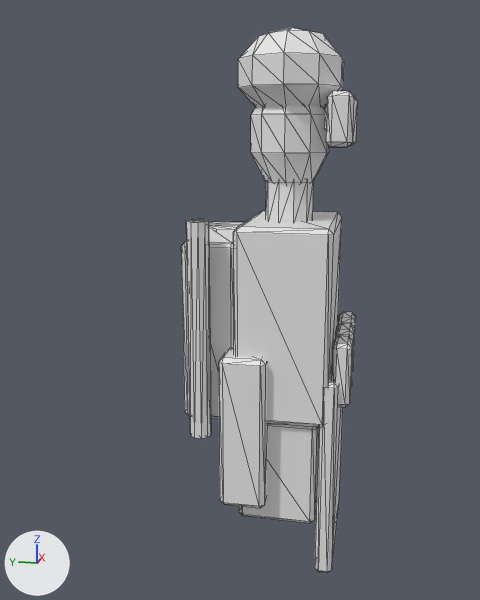
What one commit did to the glTF model assets/source/units/directorate/sources/infantry/kit/combat_engineer/member_2_body.gltf.
Before and after are seen from a 50 mm lens placed at (-0.433, 0.129, 0.378), pointed at (0.285, 0.272, 0.199). Lighting does not change. The marker at lower left points along +X, +Y and +Z. The older version comes first. Mesh edges are drawn as thin lines. Vertices at exactly the same position are counted once.

Names of what the first picture shows: 'member_2_body'.
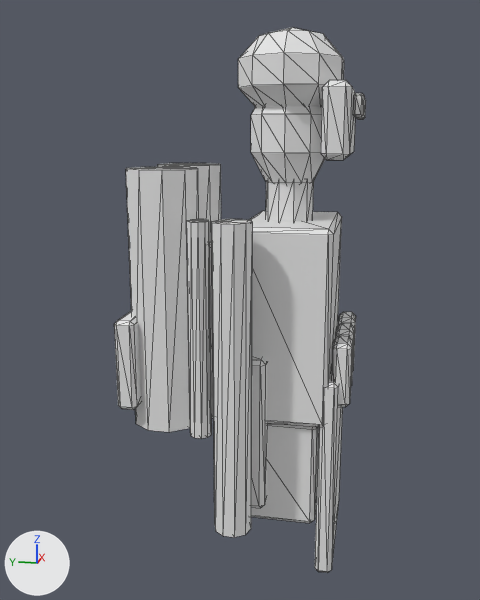
Pixel boxes [x1, y1, x2, y2] of what changed, in the pictures (480 x 600 px; the box of a moved part takes in the faces that stretch with it):
'member_2_body', reshaped (42% wider): before [181, 27, 358, 573]; after [114, 27, 366, 573]
part 1 of me_member_2_body, added: after [126, 167, 199, 432]
part 2 of me_member_2_body, added: after [158, 163, 221, 231]
part 3 of me_member_2_body, moved or reshaped: before [326, 91, 358, 147]; after [321, 80, 356, 160]
part 4 of me_member_2_body, added: after [353, 93, 366, 119]
part 5 of me_member_2_body, added: after [211, 219, 253, 537]
part 6 of me_member_2_body, added: after [114, 311, 141, 410]

The change, as a diff of the scene's bpy script:
```diff
--- a/assets/source/units/directorate/sources/infantry/kit/combat_engineer/member_2_body.gltf.py
+++ b/assets/source/units/directorate/sources/infantry/kit/combat_engineer/member_2_body.gltf.py
@@ me_member_2_body @@
 # used by ob_member_2_body; location = (0.0, 0.0, 0.0)
-me_member_2_body.from_pydata(...)  # 408 vertices, 752 faces; spans x 0.205..0.405, y 0.144..0.336, z -0.095..0.488
+me_member_2_body.from_pydata(...)  # 516 vertices, 948 faces; spans x 0.166..0.405, y 0.143..0.392, z -0.095..0.488
+# me_member_2_body part 1: a new loose piece, a 10-sided cylinder along z spanning x 0.211..0.285, y 0.309..0.387, z 0.065..0.346
+# me_member_2_body part 2: a new loose piece, a 10-sided cylinder along z spanning x 0.315..0.389, y 0.309..0.387, z 0.065..0.346
+# me_member_2_body part 3: the loose piece of 24 vertices spanning x 0.241..0.359, y 0.152..0.178, z 0.368..0.421 is scaled about its middle by (1.22, 1.04, 1.42), then moved by (0.0, 0.003, -0.002)
+# me_member_2_body part 4: the loose piece of 24 vertices spanning x 0.254..0.346, y 0.169..0.181, z 0.383..0.408 is copied, and the copy is scaled about its middle by (1.12, 0.862, 0.901), then moved by (0.0, -0.027, 0.013); it spans x 0.249..0.351, y 0.143..0.153, z 0.397..0.419
+# me_member_2_body part 5: a new loose piece, a 10-sided cylinder along z spanning x 0.166..0.204, y 0.24..0.28, z -0.025..0.3
+# me_member_2_body part 6: a new loose piece of 24 vertices spanning x 0.202..0.398, y 0.37..0.392, z 0.09..0.19
```
